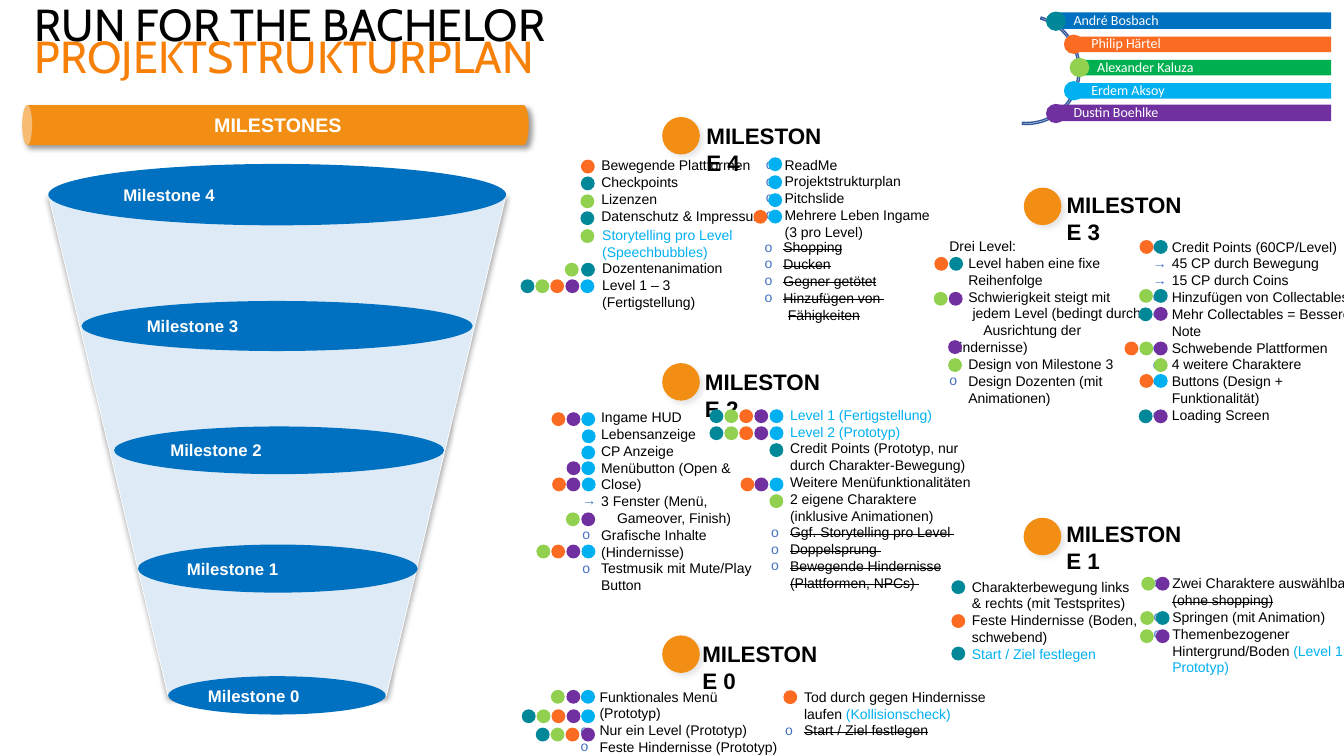
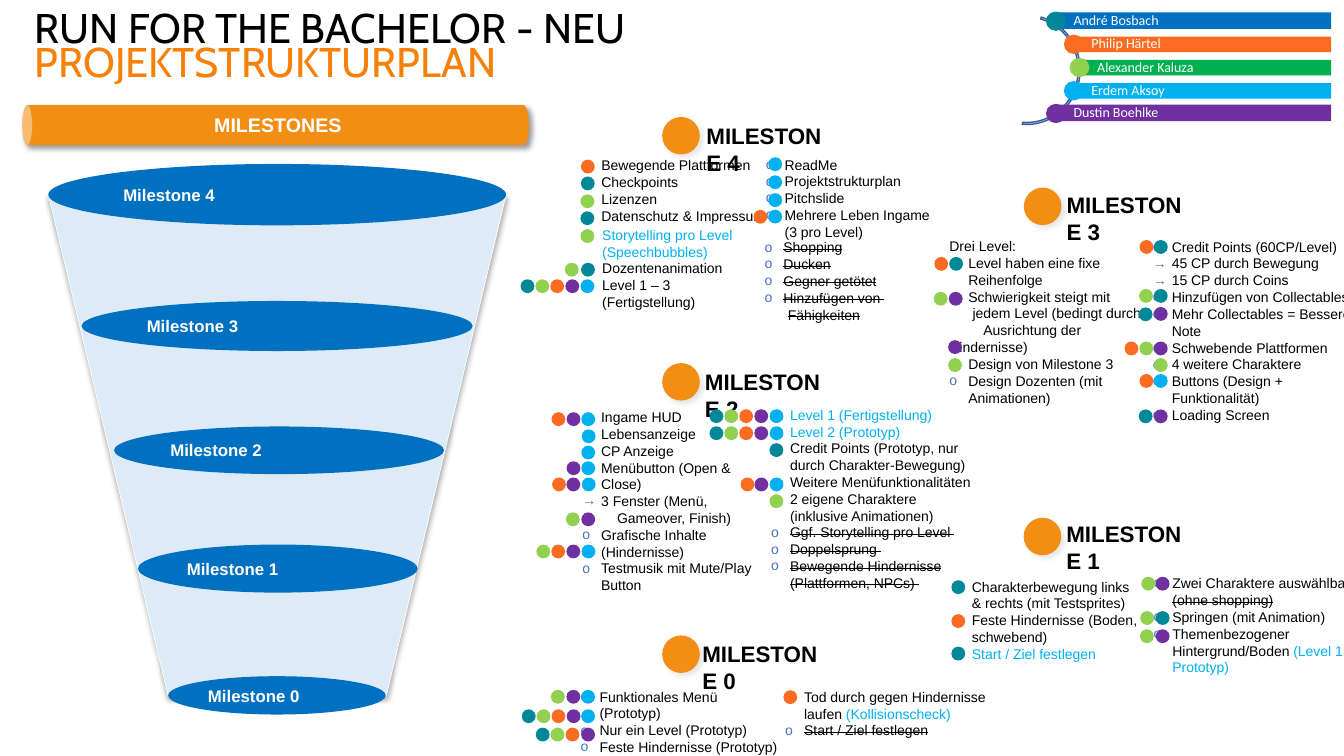
Before and after one commit to philip2725/Run-for-the-Bachelor, a slide deck: slide 3 of assets/Dokumente/Projektstrukturplan_ALT+NEU.pptx. Drawn at 1344x756 pixels with LibreOffice and Linux fonts; fonts in the diff are those of the drawing. Boxes give left, top, right and bottom in pixels: in the first picture for what was removed or moved away, otherwise in the second. Text is boxed around its words. In the diff, an @@ line names an element or a change of style, - is before the commit and + after.

```diff
--- a/assets/Dokumente/Projektstrukturplan_ALT+NEU.pptx
+++ b/assets/Dokumente/Projektstrukturplan_ALT+NEU.pptx
@@ text at bbox=[35, 13, 625, 52]: text changed; size 32 to 29.6 pt @@
-RUN FOR THE BACHELOR
+RUN FOR THE BACHELOR - NEU
@@ text at bbox=[35, 43, 496, 84]: size 32 to 29.6 pt in "PROJEKTSTRUKTURPLAN"; line spacing 0.6 to 0.7 @@
```
Also in this commit, not shown: 1 other slide changed, 1 other file.
